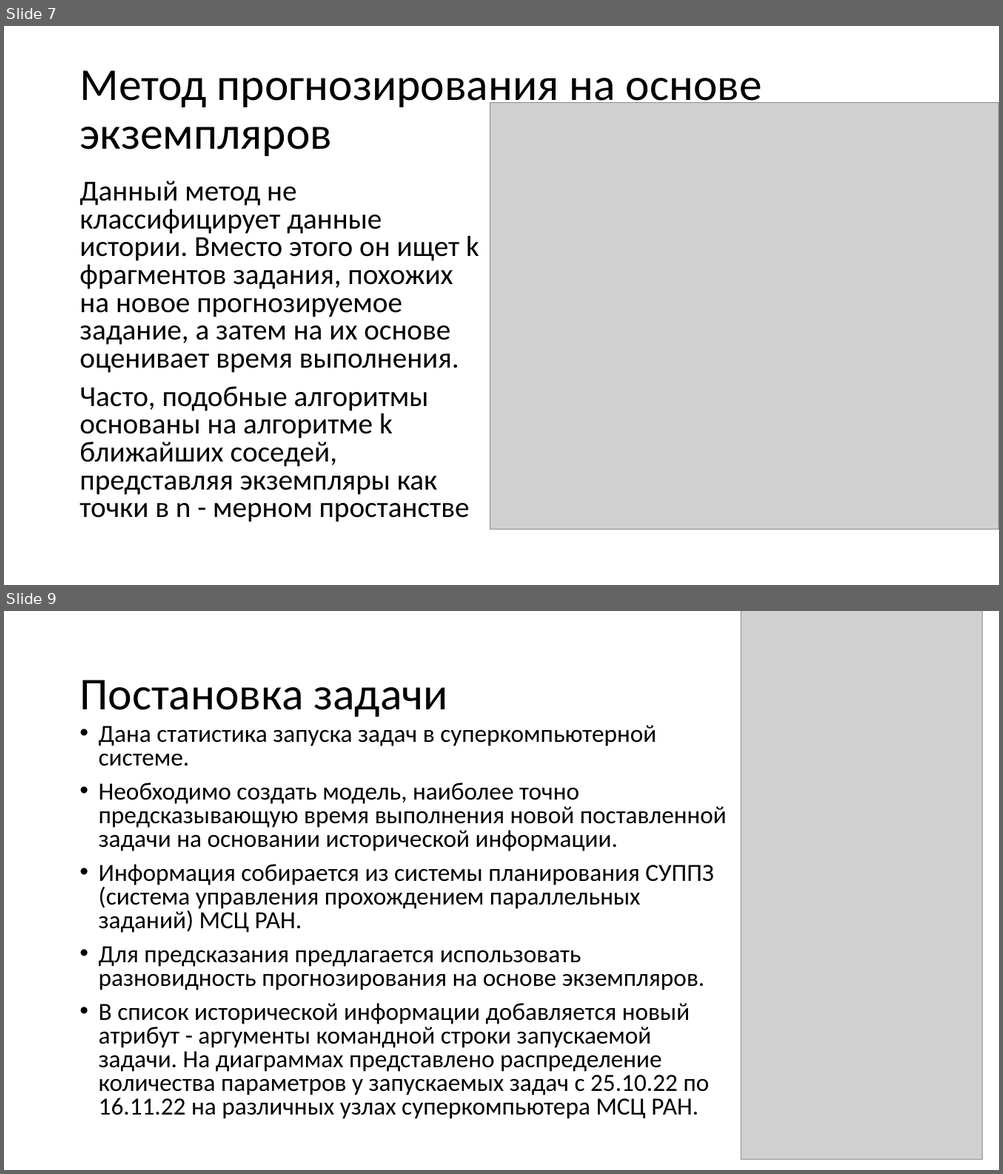
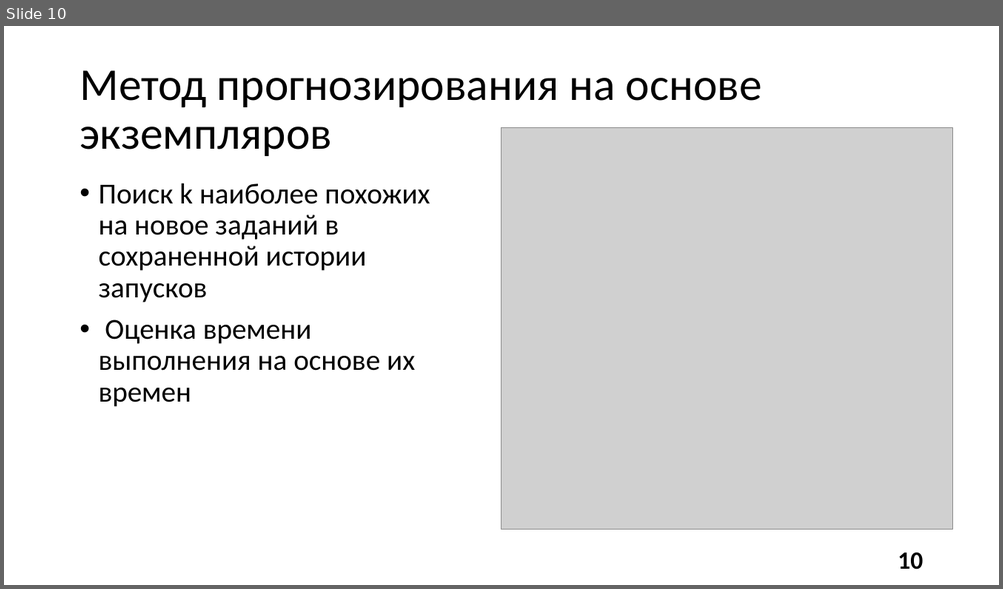
Before and after one commit to alexmeshr/task_time_prediction, a slide deck: presentation.pptx. Shown one above the other, each under a label of ours: slides 7 and 9 before the commit, slide 10 after it; the slides between them are not shown. The pictures are 1003x1174 and 1003x589 pixels, drawn with LibreOffice and Linux fonts; fonts in the diff are those of the drawing; grey boxes stand for pictures; background and template pictures are left out. Boxes give left, top, right and bottom in pixels: in the first picture for what was removed or moved away, otherwise in the second. Text is boxed around its words. In the diff, an @@ line names an element or a change of style, - is before the commit and + after.

```diff
--- a/presentation.pptx
+++ b/presentation.pptx
@@ slide 9 removed at [4,611,999,1170], background #FFFFFF @@
@@ picture removed at [741,611,983,1160] @@
@@ title removed at [79,680,447,717] @@
-Постановка задачи
@@ text removed at [99,725,726,1119] @@
-• Дана статистика запуска задач в суперкомпьютерной системе.
-• Необходимо создать модель, наиболее точно предсказывающую время выполнения новой поставленной задачи на основании исторической информации.
-• Информация собирается из системы планирования СУППЗ (система управления прохождением параллельных заданий) МСЦ РАН.
-• Для предсказания предлагается использовать разновидность прогнозирования на основе экземпляров.
-• В список исторической информации добавляется новый атрибут - аргументы командной строки запускаемой задачи. На диаграммах представлено распределение количества параметров у запускаемых задач с 25.10.22 по 16.11.22 на различных узлах суперкомпьютера МСЦ РАН.
@@ what was slide 7 is now slide 10 @@
@@ slide 10 changed as well @@
@@ picture: place and size @@
-picture at [489,102,999,530]
+picture at [502,128,952,531]
@@ text removed at [79,181,479,523] @@
-Данный метод не классифицирует данные истории. Вместо этого он ищет k фрагментов задания, похожих на новое прогнозируемое задание, а затем на их основе оценивает время выполнения.
-Часто, подобные алгоритмы основаны на алгоритме k ближайших соседей, представляя экземпляры как точки в n - мерном простанстве
@@ text added at [99,183,430,407], 28 pt, text #000000 @@
+• Поиск k наиболее похожих на новое заданий в сохраненной истории запусков
+• Оценка времени выполнения на основе их времен
@@ page number added at [897,553,922,570], 24 pt, text #000000, bold @@
+10
```
Also in this commit, not shown: 7 other slides changed, 20 slides added, 2 other slides removed, 11 other files.
